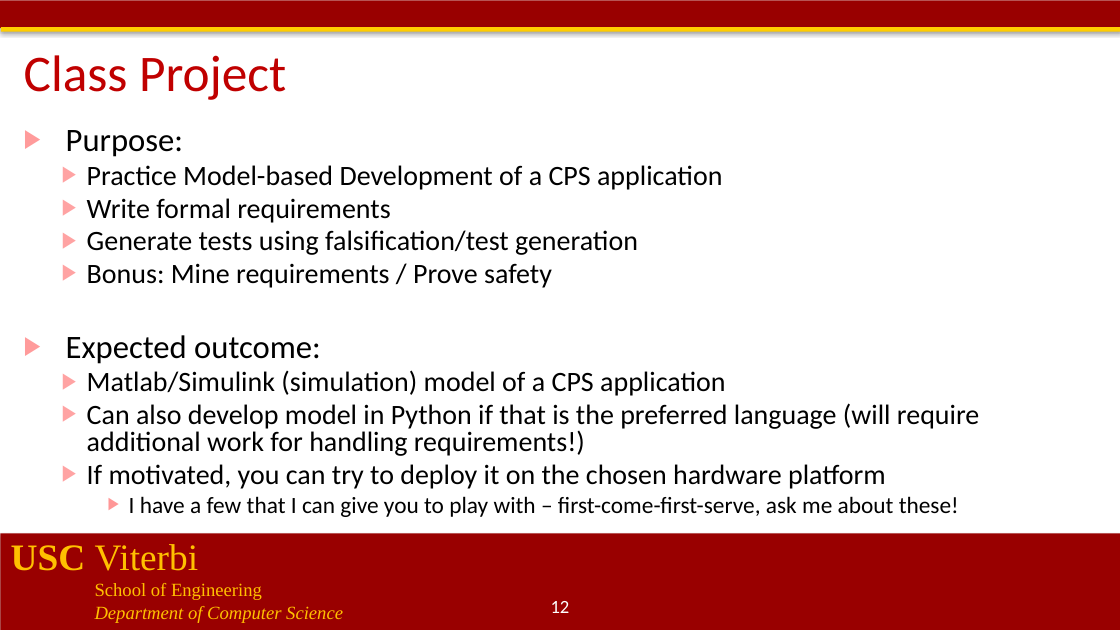
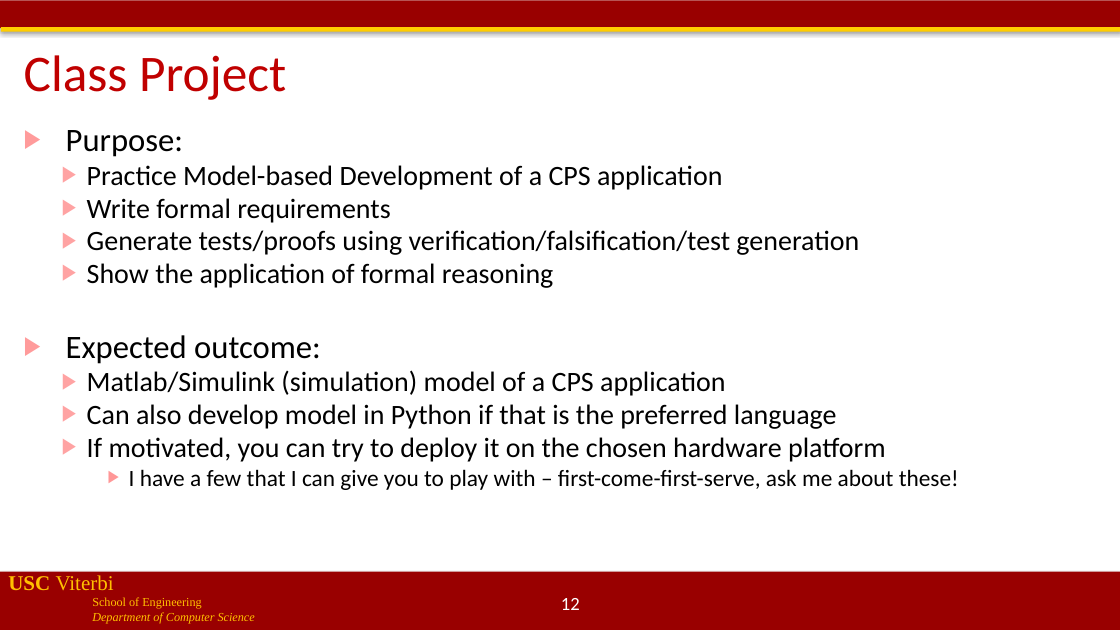
Before and after one commit to jdeshmukh/jdeshmukh.github.io, a slide deck: slide 12 of teaching/cs513-autocps-fall-2020/course-intro.pptx. Drawn at 1120x630 pixels with LibreOffice and Linux fonts; fonts in the diff are those of the drawing; background and template pictures are left out. Boxes give left, top, right and bottom in pixels: in the first picture for what was removed or moved away, otherwise in the second. Text is boxed around its words. In the diff, an @@ line names an element or a change of style, - is before the commit and + after.

```diff
--- a/teaching/cs513-autocps-fall-2020/course-intro.pptx
+++ b/teaching/cs513-autocps-fall-2020/course-intro.pptx
@@ text at (87,230,859,288): text changed @@
-  ▶ Generate tests using falsification/test generation
-  ▶ Bonus: Mine requirements / Prove safety
+  ▶ Generate tests/proofs using verification/falsification/test generation
+  ▶ Show the application of formal reasoning
@@ text at (87,404,837,429): text changed @@
-  ▶ Can also develop model in Python if that is the preferred language (will require additional work for handling requirements!)
+  ▶ Can also develop model in Python if that is the preferred language
@@ text "USC Viterbi": place and size @@
-text "USC Viterbi" at (11,544,343,623)
+text "USC Viterbi" at (8,575,255,624)
@@ text "USC Viterbi" at (8,575,255,624): size 32 to 18 pt in "USC Viterbi"; size 16 to 10.5 pt in "School of Engineering", "Department of Computer Science" @@
@@ rectangle: place and size @@
-rectangle at (0,534,1120,630)
+rectangle at (0,572,1120,630)
@@ page number: place and size @@
-page number at (551,601,570,613)
+page number at (561,598,580,610)
```
Also in this commit, not shown: 18 other slides changed.
